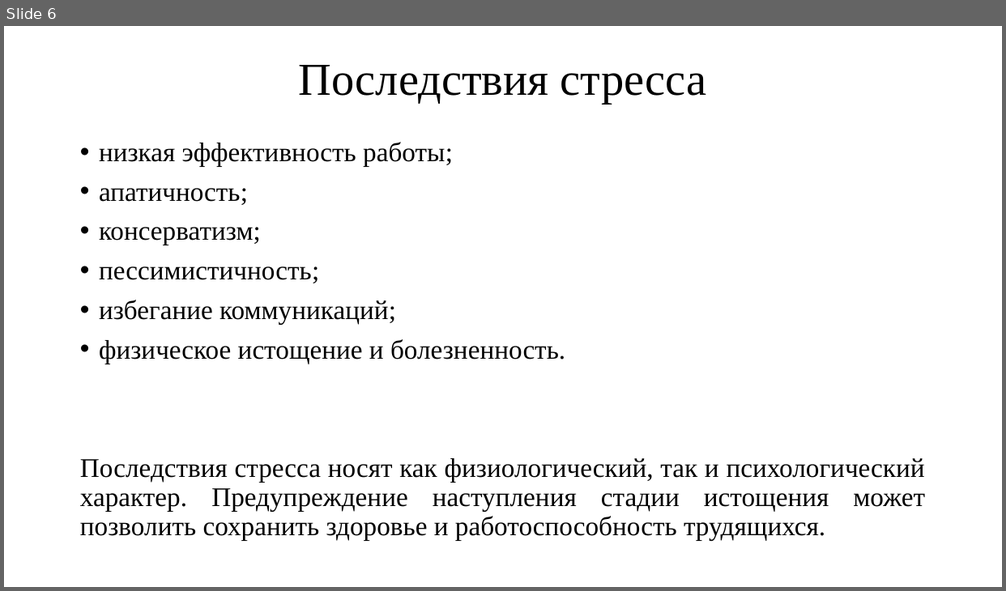
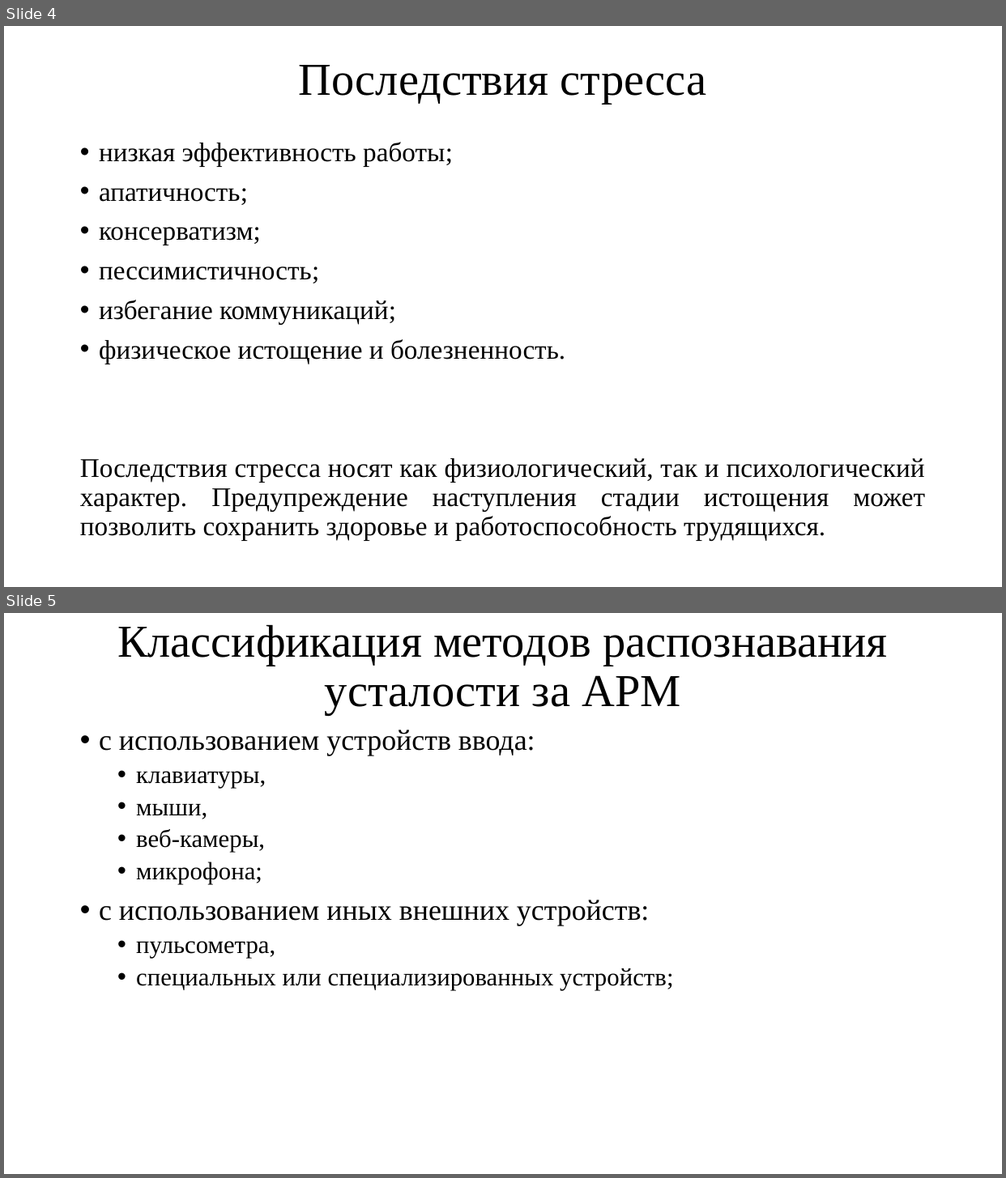
Before and after one commit to TheSawIsTheLaw/FatigueRecognitionSystem, a slide deck: Presentation/presentation.pptx. Shown one above the other, each under a label of ours: slide 6 before the commit, slides 4 and 5 after it. The pictures are 1006x591 and 1006x1178 pixels, drawn with LibreOffice and Linux fonts; fonts in the diff are those of the drawing. Boxes give left, top, right and bottom in pixels: in the first picture for what was removed or moved away, otherwise in the second. Text is boxed around its words. In the diff, an @@ line names an element or a change of style, - is before the commit and + after.

```diff
--- a/Presentation/presentation.pptx
+++ b/Presentation/presentation.pptx
@@ slide 5 added at (4, 613, 1002, 1174), background #FFFFFF @@
@@ title added at (117, 624, 888, 715), 44 pt, text #000000 @@
+Классификация методов распознавания усталости за АРМ
@@ text added at (99, 730, 674, 990), 24 pt, text #000000 @@
+• с использованием устройств ввода:
+  • клавиатуры,
+  • мыши,
+  • веб-камеры,
+  • микрофона;
+• с использованием иных внешних устройств:
+  • пульсометра,
+  • специальных или специализированных устройств;
@@ what was slide 6 is now slide 4 @@
```
Also in this commit, not shown: 2 slides changed, 2 other slides added, 4 slides removed, 1 other file.
